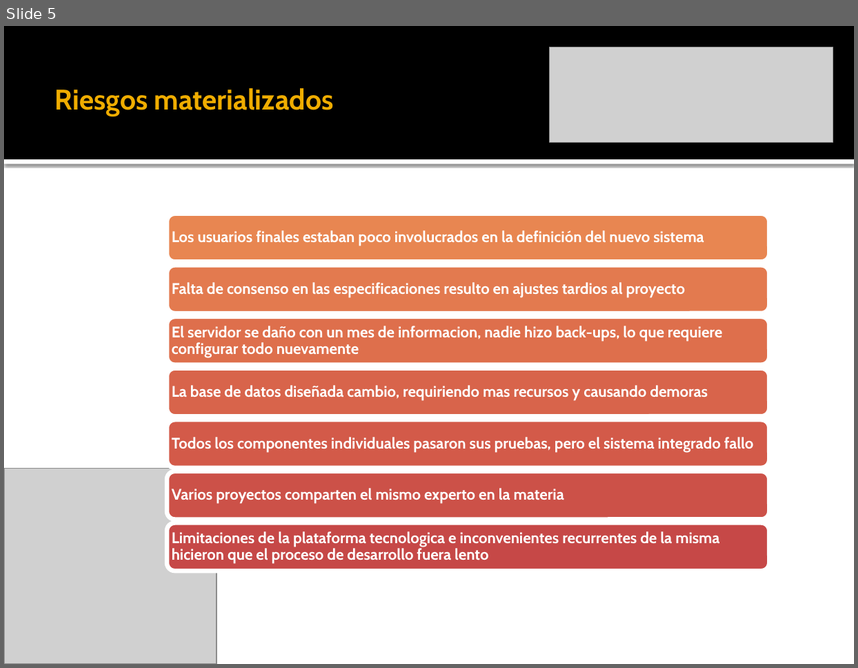
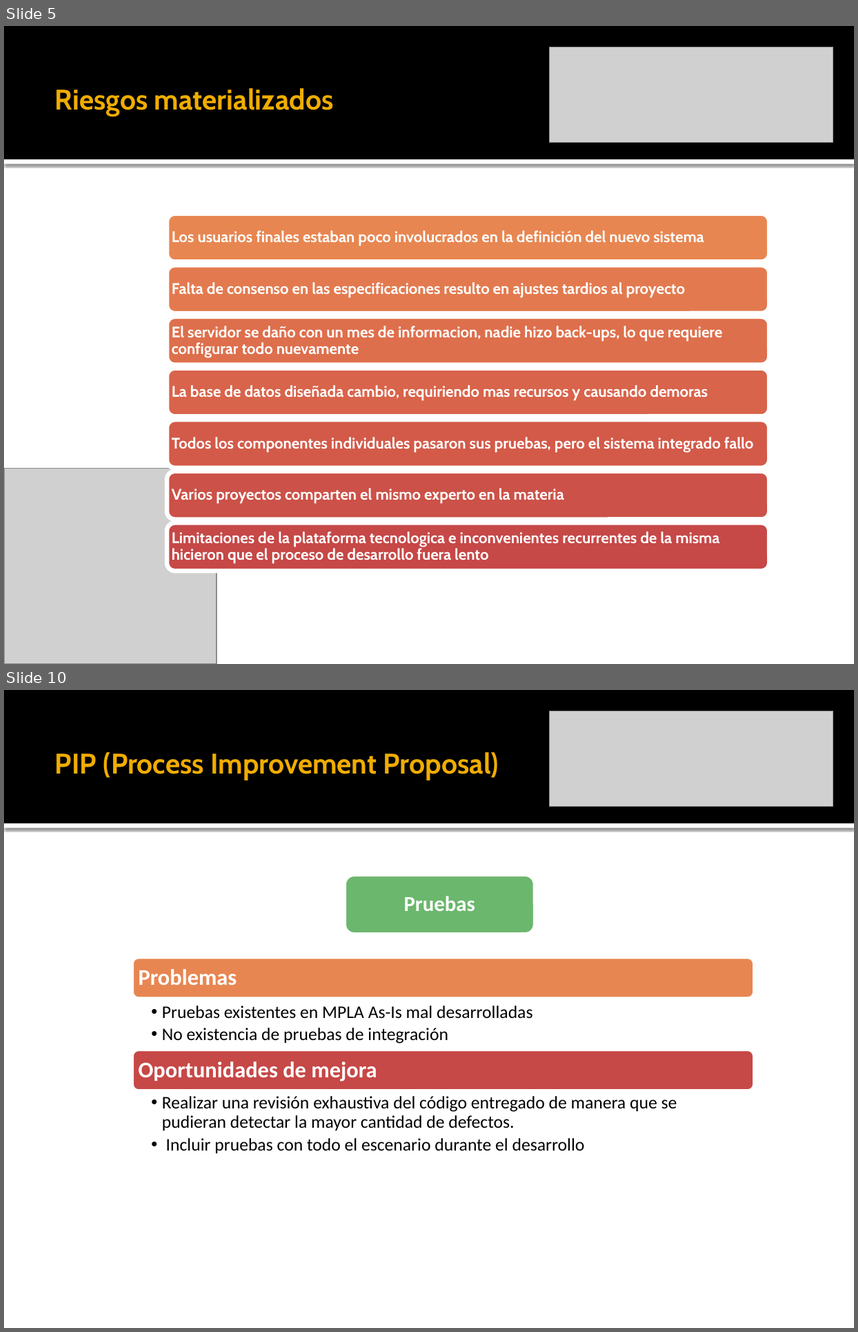
Before and after one commit to leseroth/ingenium-managment, a slide deck: CSOF5104 Mejoramiento de Procesos de Software/0806PostmortemProyectoECOS.pptx. Shown one above the other, each under a label of ours: slide 5 before the commit, slides 5 and 10 after it; the slides between them are not shown. The pictures are 858x668 and 858x1332 pixels, drawn with LibreOffice and Linux fonts; fonts in the diff are those of the drawing; grey boxes stand for pictures. Boxes give left, top, right and bottom in pixels: in the first picture for what was removed or moved away, otherwise in the second. Text is boxed around its words. In the diff, an @@ line names an element or a change of style, - is before the commit and + after.

```diff
--- a/CSOF5104 Mejoramiento de Procesos de Software/0806PostmortemProyectoECOS.pptx
+++ b/CSOF5104 Mejoramiento de Procesos de Software/0806PostmortemProyectoECOS.pptx
@@ slide 10 added at [4, 690, 854, 1328], background #FFFFFF; not listed: 2 template elements that a slide beside it also shows @@
@@ picture added at [550, 711, 833, 807] @@
@@ title added at [55, 752, 499, 780], 24 pt, text #F0AD00, bold @@
+PIP (Process Improvement Proposal)
@@ rounded rectangle added at [344, 874, 535, 935], fill #6BB76D, outline #FFFFFF 3.78 pt @@
@@ text added at [404, 896, 475, 911], 18 pt, text #FFFFFF, bold @@
+Pruebas
@@ group added at [132, 956, 755, 1153]: 4 texts, 2 rounded rectangles @@
+Problemas
+  •• Pruebas existentes en MPLA As-Is mal desarrolladas
+  •• No existencia de pruebas de integración
+Oportunidades de mejora
+  •• Realizar una revisión exhaustiva del código entregado de manera que se pudieran detectar la mayor cantidad de defectos.
+  •• Incluir pruebas con todo el escenario durante el desarrollo
```
Also in this commit, not shown: 1 slide changed, 3 other slides added, 1 slide removed.
